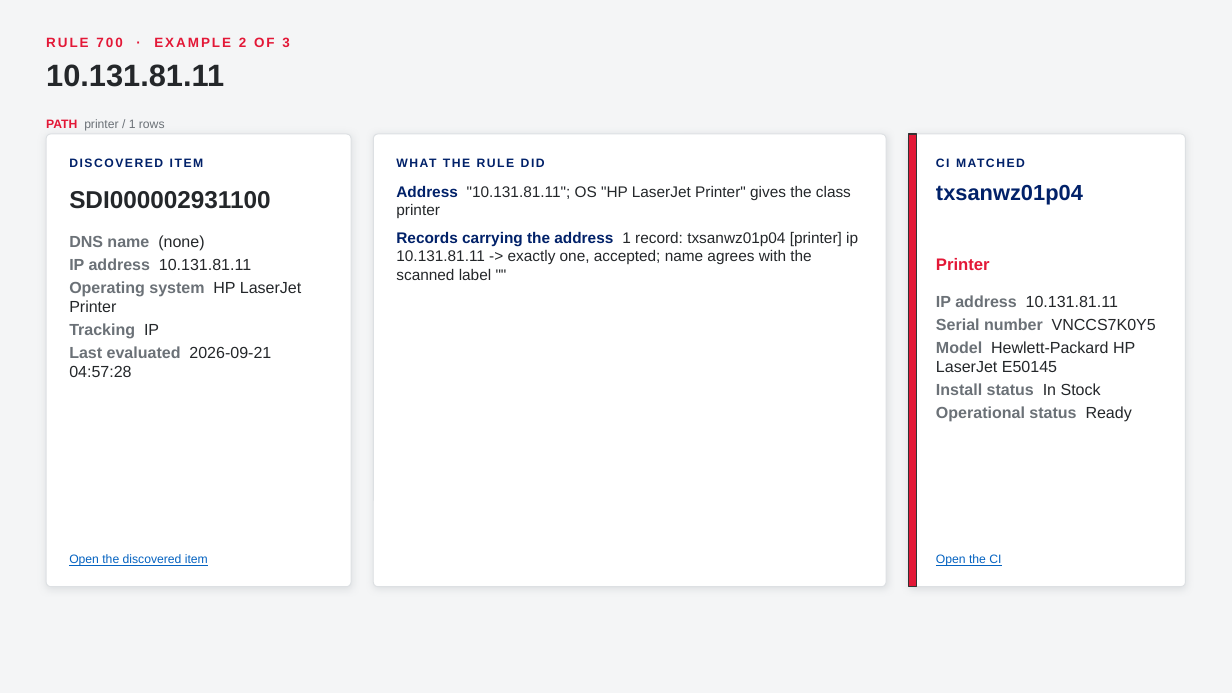
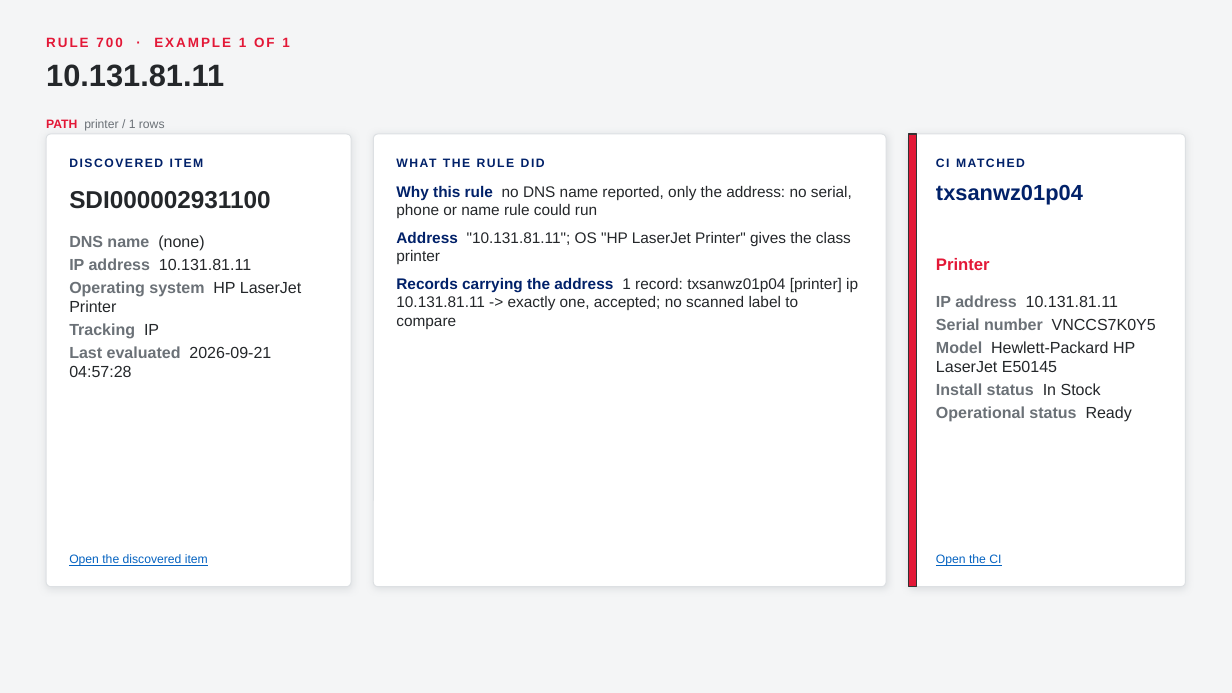
Before and after one commit to singhmihir/py, a slide deck: slide 68 of stories/qualys-ci-lookup-rules/Qualys CI Lookup Rules - CMDB Team Demo.pptx (slide 71 before the commit). Drawn at 1232x693 pixels with LibreOffice and Linux fonts; fonts in the diff are those of the drawing. Boxes give left, top, right and bottom in pixels: in the first picture for what was removed or moved away, otherwise in the second. Text is boxed around its words. In the diff, an @@ line names an element or a change of style, - is before the commit and + after.

```diff
--- a/stories/qualys-ci-lookup-rules/Qualys CI Lookup Rules - CMDB Team Demo.pptx
+++ b/stories/qualys-ci-lookup-rules/Qualys CI Lookup Rules - CMDB Team Demo.pptx
@@ text at [46,37,289,47]: text changed @@
-RULE 700 · EXAMPLE 2 OF 3
+RULE 700 · EXAMPLE 1 OF 1
@@ text at [396,186,852,218]: paragraph added @@
+1. Why this rule no DNS name reported, only the address: no serial, phone or name rule could run
@@ text at [396,278,858,329]: text changed @@
-2. Records carrying the address 1 record: txsanwz01p04 [printer] ip 10.131.81.11 -> exactly one, accepted; name agrees with the scanned label ""
+3. Records carrying the address 1 record: txsanwz01p04 [printer] ip 10.131.81.11 -> exactly one, accepted; no scanned label to compare
```
Also in this commit, not shown: 54 other slides changed, 1 slide added, 8 slides removed, 5 other files.
